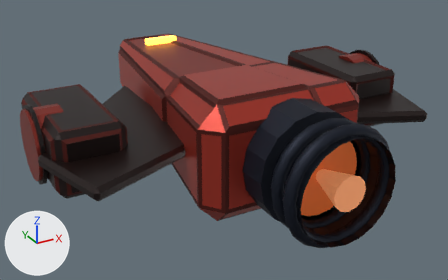
An edit to the glTF model models/enemies/swarmer.glb, drawn before and after from the same camera.
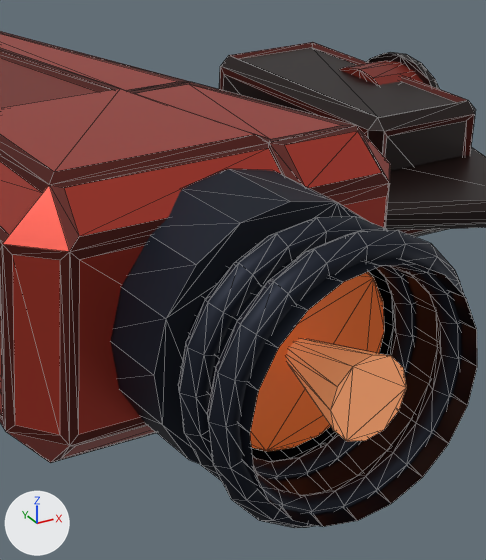
Each version appears first whole from a camera (50 mm lens) standing at (-2.33, -4.62, 1.86) and looking at (-0.02, -0.42, -0.24), and next in a close-up on the part from 44% to 89% of the width and 10% to 93% of the height. The axes (+X, +Y, +Z) are drawn at lower left. The lights are the same throughout. The last two pictures show the newer version. The close-ups show mesh edges as thin lines. Where no turn or scale is listed for an object, it has been applied to the vertices. Vertices at exactly the same position are counted once.

Script lines for the objects in view, before the commit:
```python
me_swarmer_mesh = bpy.data.meshes.new('swarmer_mesh')
me_swarmer_mesh.from_pydata(...)  # 1026 vertices, 1956 faces; spans x -0.14..3.05, y -1.71..1.72, z -0.46..0.46
me_swarmer_mesh.materials.append(mat_swarmer_hull2)  # red #892d22
me_swarmer_mesh.materials.append(mat_swarmer_hull)  # red #b03a2c
me_swarmer_mesh.materials.append(mat_swarmer_seam)  # dark red #581d16
me_swarmer_mesh.materials.append(mat_swarmer_accent)  # black #1e0f0d
me_swarmer_mesh.materials.append(mat_swarmer_accent2)  # black #150a09
me_swarmer_mesh.materials.append(mat_dark_metal)  # dark blue #1c2230
me_swarmer_mesh.materials.append(mat_engine_bell)  # dark blue #2a2f3a
me_swarmer_mesh.materials.append(mat_engine_glow)  # orange #c8602a, glowing brown #733514
me_swarmer_mesh.materials.append(mat_engine_core)  # orange #e09060, glowing brown #9d6341
me_swarmer_mesh.materials.append(mat_swarmer_lamp)  # orange #ffb84a, glowing orange #ffb84a
ob_swarmer_mesh = bpy.data.objects.new('swarmer_mesh', me_swarmer_mesh)
ob_swarmer_mesh.location = (-1.454, -0.3, 0.0)
```
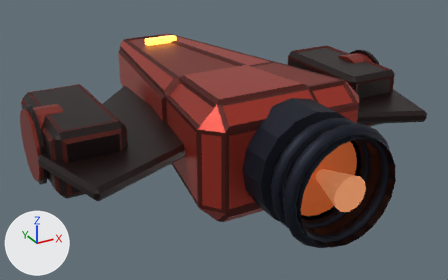
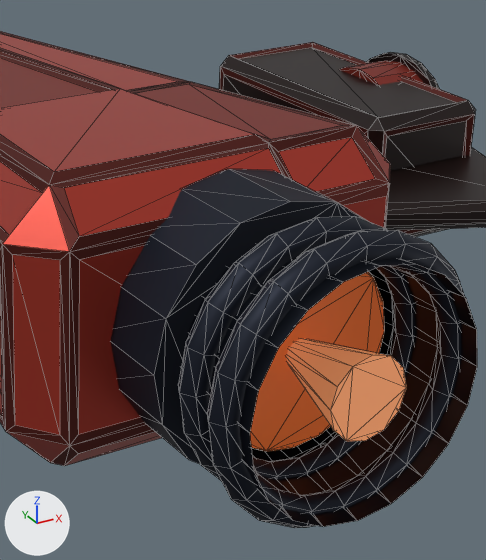
Changed parts and their boxes (x1, y1, x2, y2) in the close-ups (486 x 560 px; the box of a moved part takes in the faces that stretch with it):
part 1 of me_swarmer_mesh, moved or reshaped: before (51, 82, 390, 463); after (51, 183, 390, 466)
part 2 of me_swarmer_mesh, moved or reshaped (not visible before): after (131, 82, 389, 197)

The change, as a diff of the scene's bpy script:
```diff
--- a/models/enemies/swarmer.glb.py
+++ b/models/enemies/swarmer.glb.py
@@ me_swarmer_mesh @@
 me_swarmer_mesh.from_pydata(...)  # 1026 vertices, 1956 faces; spans x -0.14..3.05, y -1.71..1.72, z -0.46..0.46
 # used by ob_swarmer_mesh; location = (-1.454, -0.3, 0.0)
-me_swarmer_mesh.vertices[128].co = (1.98, -1.12, -0.27)
-me_swarmer_mesh.vertices[129].co = (1.98, -1.12, 0.27)  # pixel (386, 196)
-me_swarmer_mesh.vertices[130].co = (1.69, -1.12, 0.27)
-me_swarmer_mesh.vertices[131].co = (1.69, -1.12, -0.27)
-me_swarmer_mesh.vertices[132].co = (1.96, -0.99, 0.44)  # pixel (357, 131)
-me_swarmer_mesh.vertices[133].co = (1.69, -0.99, 0.44)  # pixel (284, 145)
-me_swarmer_mesh.vertices[134].co = (1.69, -1.1, 0.34)
-me_swarmer_mesh.vertices[135].co = (1.97, -1.1, 0.34)  # pixel (381, 172)
-me_swarmer_mesh.vertices[176].co = (1.87, -0.2, 0.39)  # pixel (189, 84)
-me_swarmer_mesh.vertices[177].co = (1.65, -0.2, 0.39)  # pixel (134, 93)
-me_swarmer_mesh.vertices[178].co = (1.68, -0.92, 0.44)  # pixel (270, 139)
-me_swarmer_mesh.vertices[179].co = (1.95, -0.92, 0.44)  # pixel (342, 125)
-me_swarmer_mesh.vertices[180].co = (0.95, -0.97, -0.42)  # pixel (61, 458)
-me_swarmer_mesh.vertices[181].co = (1.63, -0.97, -0.42)
-me_swarmer_mesh.vertices[182].co = (1.63, -1.08, -0.32)
-me_swarmer_mesh.vertices[183].co = (0.93, -1.08, -0.32)  # pixel (75, 445)
-me_swarmer_mesh.vertices[48].co = (1.25, 1.57, 0.26)
-me_swarmer_mesh.vertices[49].co = (1.51, 1.57, 0.26)
-me_swarmer_mesh.vertices[50].co = (1.51, 1.68, 0.2)
-me_swarmer_mesh.vertices[51].co = (1.26, 1.68, 0.2)
-me_swarmer_mesh.vertices[160].co = (1.26, 1.69, -0.15)
-me_swarmer_mesh.vertices[161].co = (1.26, 1.69, 0.15)
-me_swarmer_mesh.vertices[162].co = (1.51, 1.69, 0.15)
-me_swarmer_mesh.vertices[163].co = (1.51, 1.69, -0.15)
+# me_swarmer_mesh part 1
+me_swarmer_mesh.vertices[128].co = (0.95, -0.99, -0.44)  # pixel (64, 465)
+me_swarmer_mesh.vertices[129].co = (1.63, -0.99, -0.44)
+me_swarmer_mesh.vertices[130].co = (1.63, -1.1, -0.34)
+me_swarmer_mesh.vertices[131].co = (0.93, -1.1, -0.34)  # pixel (78, 453)
+me_swarmer_mesh.vertices[132].co = (1.98, -1.12, -0.27)
+me_swarmer_mesh.vertices[133].co = (1.98, -1.12, 0.27)  # pixel (386, 196)
+me_swarmer_mesh.vertices[134].co = (1.69, -1.12, 0.27)
+me_swarmer_mesh.vertices[135].co = (1.69, -1.12, -0.27)
+me_swarmer_mesh.vertices[176].co = (1.26, 1.7, -0.15)
+me_swarmer_mesh.vertices[177].co = (1.26, 1.7, 0.15)
+me_swarmer_mesh.vertices[178].co = (1.51, 1.7, 0.15)
+me_swarmer_mesh.vertices[179].co = (1.51, 1.7, -0.15)
+me_swarmer_mesh.vertices[180].co = (1.25, 1.57, 0.26)
+me_swarmer_mesh.vertices[181].co = (1.51, 1.57, 0.26)
+me_swarmer_mesh.vertices[182].co = (1.51, 1.68, 0.2)
+me_swarmer_mesh.vertices[183].co = (1.26, 1.68, 0.2)
+# me_swarmer_mesh part 2
+me_swarmer_mesh.vertices[48].co = (1.87, -0.2, 0.39)  # pixel (189, 84)
+me_swarmer_mesh.vertices[49].co = (1.65, -0.2, 0.39)  # pixel (134, 93)
+me_swarmer_mesh.vertices[50].co = (1.68, -0.92, 0.44)  # pixel (270, 139)
+me_swarmer_mesh.vertices[51].co = (1.95, -0.92, 0.44)  # pixel (342, 125)
+me_swarmer_mesh.vertices[160].co = (1.96, -0.96, 0.41)  # pixel (351, 137)
+me_swarmer_mesh.vertices[161].co = (1.69, -0.96, 0.41)  # pixel (278, 151)
+me_swarmer_mesh.vertices[162].co = (1.69, -1.07, 0.31)
+me_swarmer_mesh.vertices[163].co = (1.97, -1.07, 0.31)  # pixel (375, 178)
 me_swarmer_mesh.materials.append(mat_swarmer_hull2)
```
